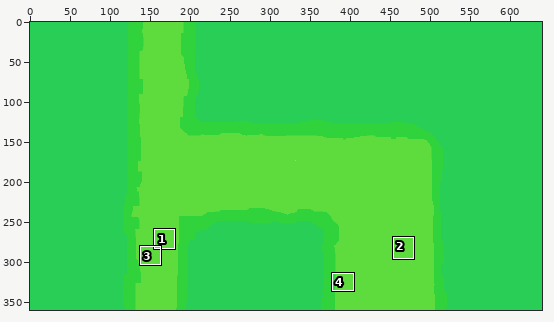
A pixel-art file gets an edit: Canvas/canvas.aseprite. Above, an overview of the earlier version with the close-up marked.
Close-up. Before the edit:
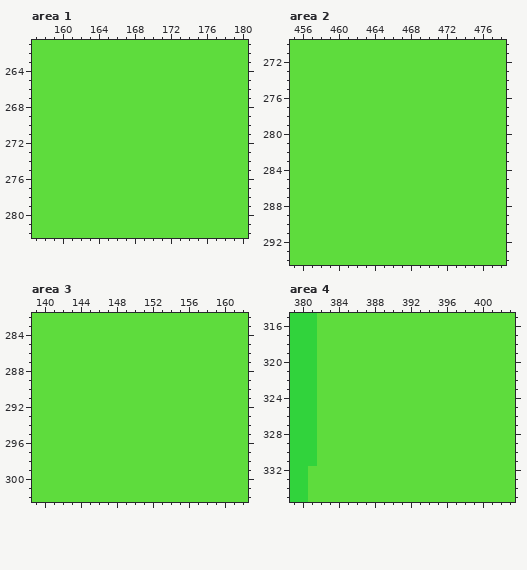
640x360 pixels, 1 frame. Shown: area 1: x 157..180, y 261..282; area 2: x 455..478, y 270..294; area 3: x 139..162, y 282..302; area 4: x 379..403, y 315..335. The commit also changed other parts of the picture, which this record leaves out.
New version:
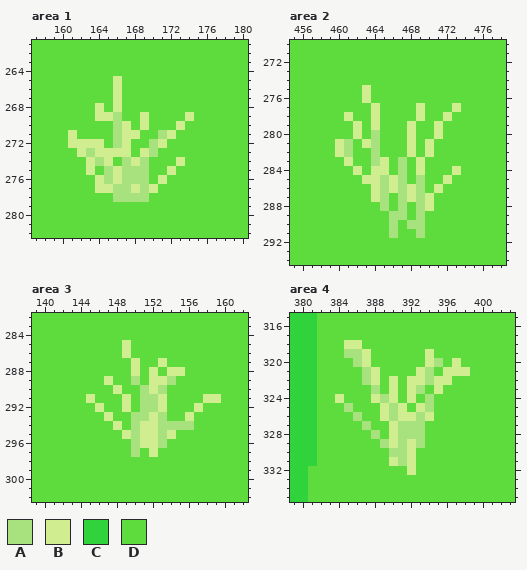
Palette (. is transparent): A #a8e27f  B #d0ed90  C #31d33c  D #5edc3d
From old to new:
Area 1:
y 265..267: x 166 D -> B
y 268: x 164 D -> B; x 166 D -> B
y 269: x 164..166 DDD -> BBA; x 169 D -> B; x 174 D -> B
y 270: x 166..167 DD -> AB; x 169 D -> B; x 173 D -> B
y 271: x 161 D -> B; x 166..168 DDD -> ABB; x 171..172 DD -> AB
y 272: x 161..164 DDDD -> BBBB; x 166..167 DD -> AB; x 170..171 DD -> AB
y 273: x 162..167 DDDDDD -> BABBBB; x 169..170 DD -> BA
y 274: x 163..165 DDD -> BAB; x 167..169 DDD -> ABA; x 173 D -> B
y 275: x 163 D -> B; x 165..169 DDDDD -> ABAAA; x 172 D -> B
y 276: x 164..169 DDDDDD -> BABAAA; x 171 D -> B
y 277: x 164..170 DDDDDDD -> BBAABAB
y 278: x 166..169 DDDD -> AAAA
Area 2:
y 275..276: x 463 D -> B
y 277: x 464 D -> B; x 469 D -> B; x 473 D -> B
y 278: x 461 D -> B; x 464 D -> B; x 469 D -> B; x 472 D -> B
y 279: x 462 D -> B; x 464 D -> B; x 468 D -> B; x 471 D -> B
y 280: x 462 D -> B; x 464 D -> A; x 468 D -> B; x 471 D -> B
y 281: x 460..461 DD -> BA; x 463..464 DD -> BA; x 468 D -> B; x 470 D -> B
y 282: x 460..461 DD -> BA; x 464 D -> A; x 468 D -> B; x 470 D -> B
y 283: x 461 D -> B; x 464..465 DD -> AB; x 467 D -> A; x 469 D -> B
y 284: x 462 D -> B; x 464..465 DD -> BB; x 467 D -> A; x 469 D -> B; x 473 D -> B
y 285: x 463..467 DDDDD -> BBABA; x 469 D -> A; x 472 D -> B
y 286: x 464..469 DDDDDD -> BABABA; x 471 D -> B
y 287: x 464..465 DD -> BA; x 467..470 DDDD -> ABAB
y 288: x 465 D -> A; x 467 D -> A; x 469..470 DD -> AB
y 289: x 466..467 DD -> AA; x 469 D -> A
y 290: x 466 D -> A; x 468..469 DD -> AA
y 291: x 466 D -> A; x 469 D -> A
Area 3:
y 285..286: x 149 D -> B
y 287: x 150 D -> B; x 153 D -> B
y 288: x 150 D -> B; x 152 D -> B; x 154..155 DD -> BB
y 289: x 147 D -> B; x 150 D -> A; x 152..154 DDD -> BBA
y 290: x 148 D -> B; x 151..153 DDD -> ABA
y 291: x 145 D -> B; x 149 D -> B; x 151..153 DDD -> AAB; x 158..159 DD -> BB
y 292: x 146 D -> B; x 149 D -> B; x 151..153 DDD -> AAB; x 157 D -> B
y 293: x 147 D -> B; x 150..153 DDDD -> AABA; x 156 D -> B
y 294: x 148 D -> B; x 150..156 DDDDDDD -> ABBAAAA
y 295: x 149..154 DDDDDD -> BABBAB
y 296: x 150..153 DDDD -> ABBA
y 297: x 150 D -> A; x 152 D -> B
Area 4:
y 318: x 385..386 DD -> BB
y 319: x 385..387 DDD -> AAB; x 394 D -> B
y 320: x 386..387 DD -> AB; x 394..395 DD -> BA; x 397 D -> B
y 321: x 387..388 DD -> AB; x 393..394 DD -> BA; x 396..398 DDD -> BBB
y 322: x 387..388 DD -> AB; x 390 D -> B; x 392..396 DDDDD -> BBABB
y 323: x 388 D -> A; x 390 D -> B; x 392..393 DD -> BA; x 395 D -> B
y 324: x 384 D -> B; x 388..390 DDD -> BAB; x 392 D -> B; x 394 D -> A
y 325: x 385 D -> A; x 389..391 DDD -> BAB; x 393..394 DD -> BA
y 326: x 386 D -> A; x 389..394 DDDDDD -> BABBAB
y 327: x 387 D -> A; x 390..393 DDDD -> BAAA
y 328: x 388 D -> A; x 390..393 DDDD -> BAAA
y 329: x 389..393 DDDDD -> ABABA
y 330: x 390..392 DDD -> AAB
y 331: x 390..392 DDD -> BAB
y 332: x 392 D -> B
